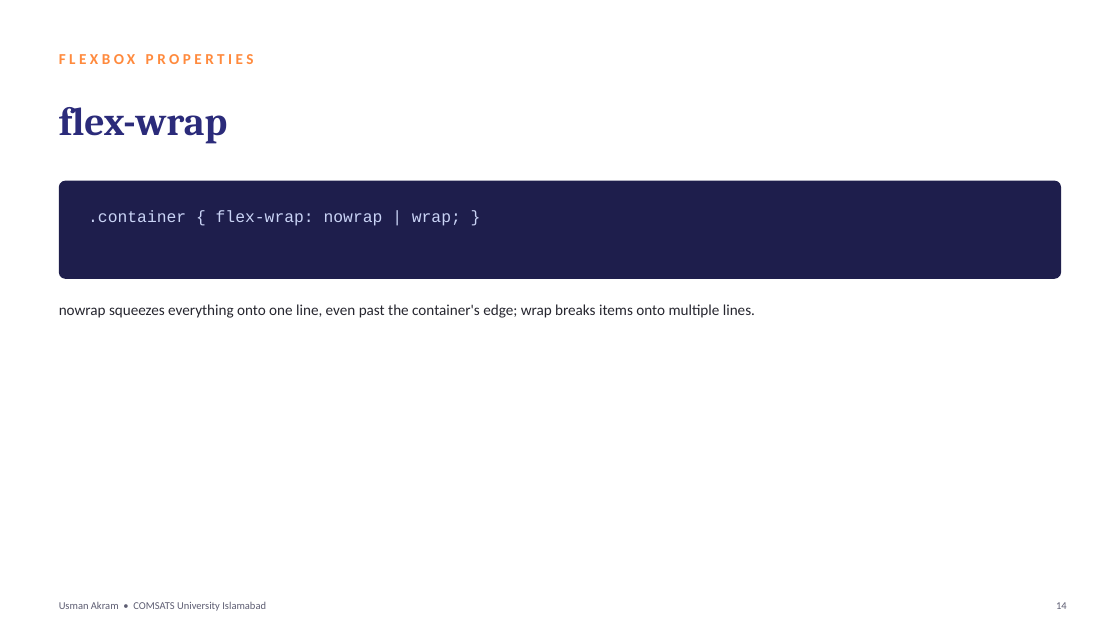
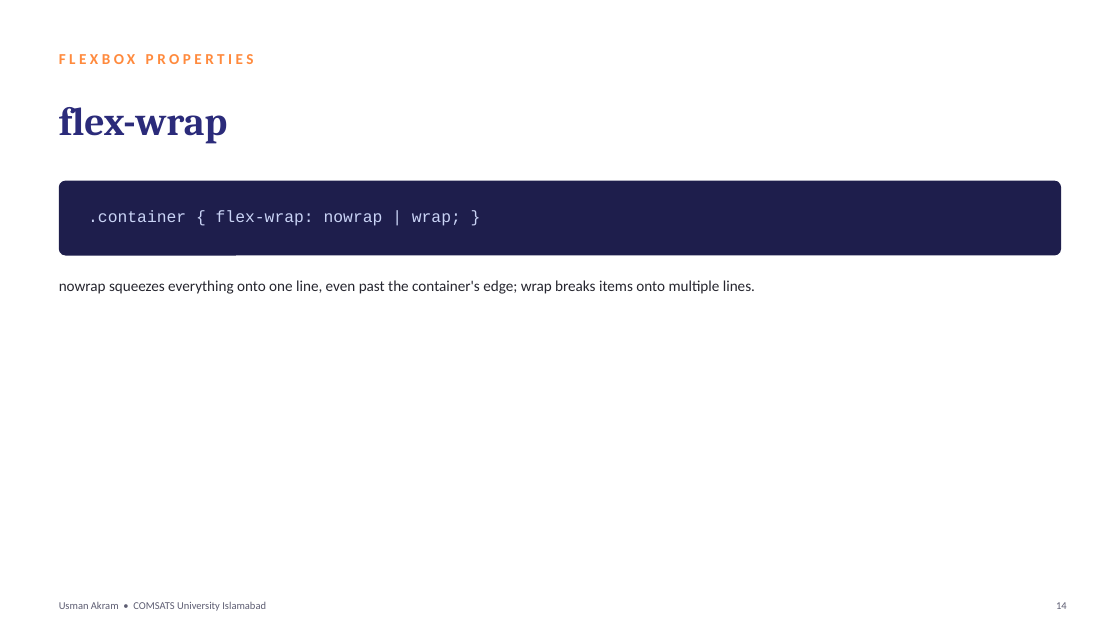
Before and after one commit to mua22/mern-web-book, a slide deck: slide 14 of slides/CSC336-Lecture-09-Flexbox-and-Grid-Layout.pptx. Drawn at 1120x630 pixels with LibreOffice and Linux fonts; fonts in the diff are those of the drawing. Boxes give left, top, right and bottom in pixels: in the first picture for what was removed or moved away, otherwise in the second. Text is boxed around its words. In the diff, an @@ line names an element or a change of style, - is before the commit and + after.

```diff
--- a/slides/CSC336-Lecture-09-Flexbox-and-Grid-Layout.pptx
+++ b/slides/CSC336-Lecture-09-Flexbox-and-Grid-Layout.pptx
@@ rounded rectangle resized from (x1=59, y1=181, x2=1061, y2=279) to (x1=59, y1=181, x2=1061, y2=255) @@
@@ rounded rectangle at (x1=59, y1=181, x2=1061, y2=255): proportions changed @@
@@ text "nowrap squeezes everything onto one ..." moved from (x1=59, y1=304, x2=755, y2=318) to (x1=59, y1=280, x2=755, y2=294) @@
```
Also in this commit, not shown: 14 other slides changed, 2 other files.
